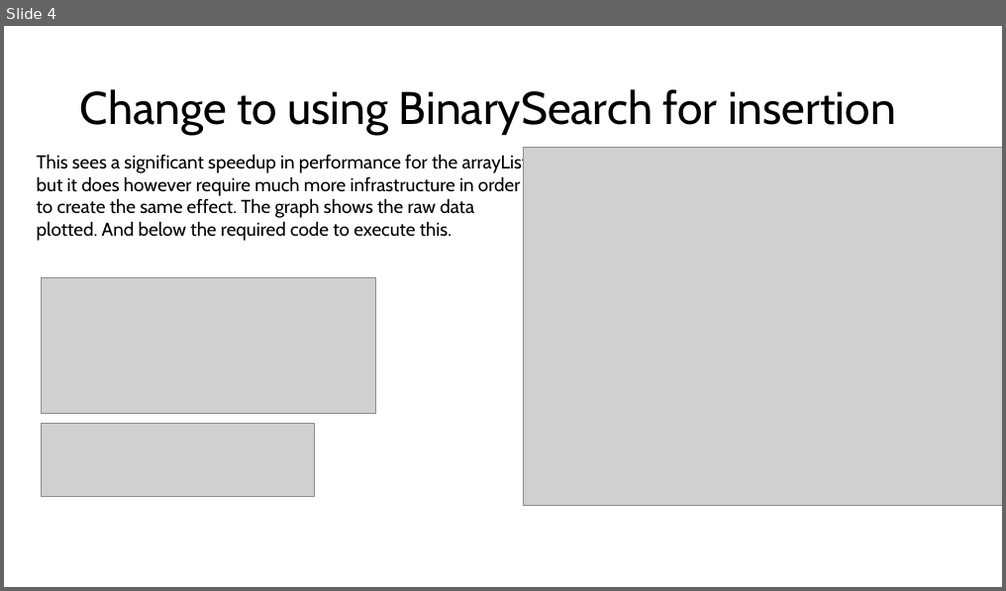
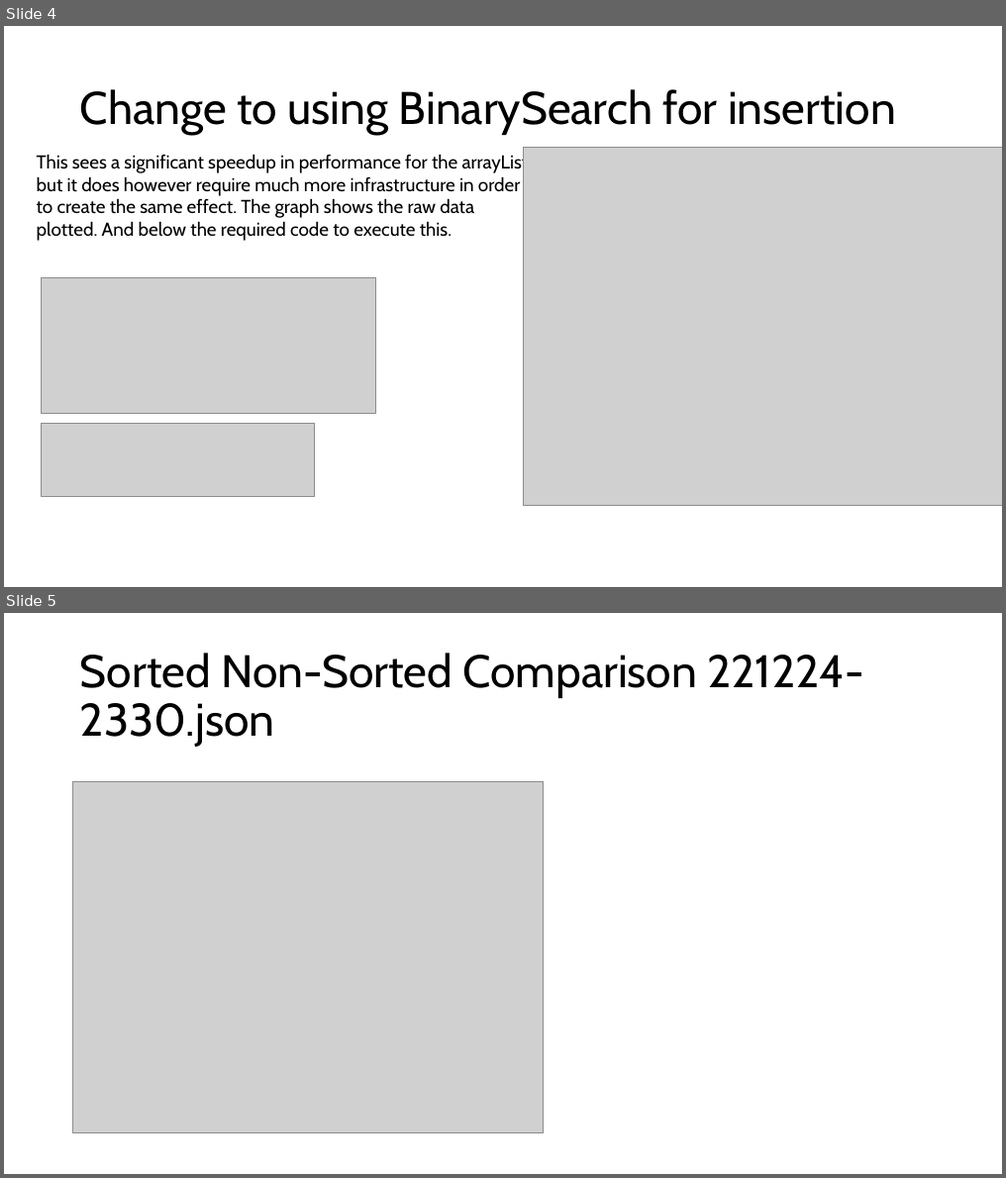
Before and after one commit to RiceDope/Callisto, a slide deck: examinable/Analysis of data.pptx. Shown one above the other, each under a label of ours: slide 4 before the commit, slides 4 and 5 after it. The pictures are 1006x591 and 1006x1178 pixels, drawn with LibreOffice and Linux fonts; fonts in the diff are those of the drawing; grey boxes stand for pictures. Boxes give left, top, right and bottom in pixels: in the first picture for what was removed or moved away, otherwise in the second. Text is boxed around its words. In the diff, an @@ line names an element or a change of style, - is before the commit and + after.

```diff
--- a/examinable/Analysis of data.pptx
+++ b/examinable/Analysis of data.pptx
@@ slide 5 added at (4, 613, 1002, 1174), background #FFFFFF @@
@@ title added at (80, 653, 865, 747), 44 pt, text #000000 @@
+Sorted Non-Sorted Comparison 221224-2330.json
@@ picture added at (73, 781, 544, 1134) @@
```
Also in this commit, not shown: 2 other slides added, 27 other files.
